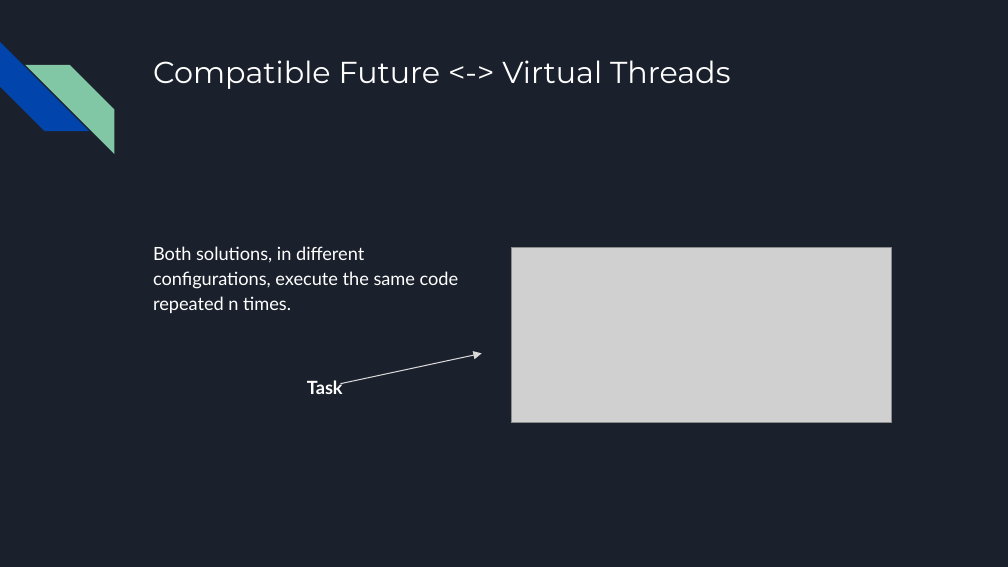
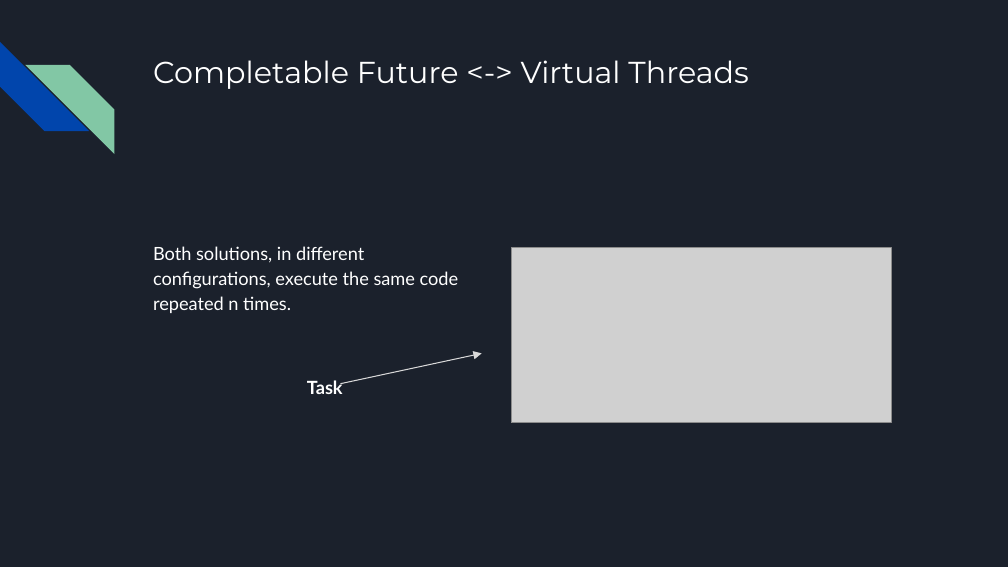
Before and after one commit to xkondix/loom-JAVA-SPRING, a slide deck: slide 32 of assets/Project Loom.pptx. Drawn at 1008x567 pixels with LibreOffice and Linux fonts; fonts in the diff are those of the drawing; grey boxes stand for pictures. Boxes give left, top, right and bottom in pixels: in the first picture for what was removed or moved away, otherwise in the second. Text is boxed around its words. In the diff, an @@ line names an element or a change of style, - is before the commit and + after.

```diff
--- a/assets/Project Loom.pptx
+++ b/assets/Project Loom.pptx
@@ title at [153,60,748,89]: text changed @@
-Compatible Future <-> Virtual Threads
+Completable Future <-> Virtual Threads
```
Also in this commit, not shown: 6 other slides changed, 1 other file.
